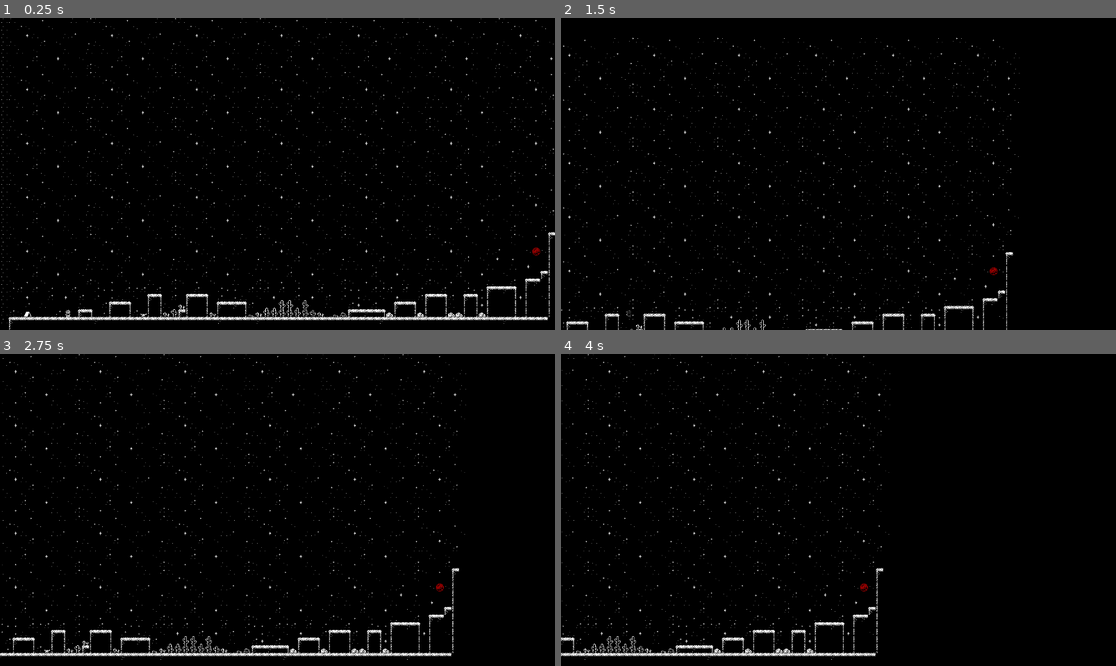
Above: before the commit, frames 1-4 (two rows, left to right).
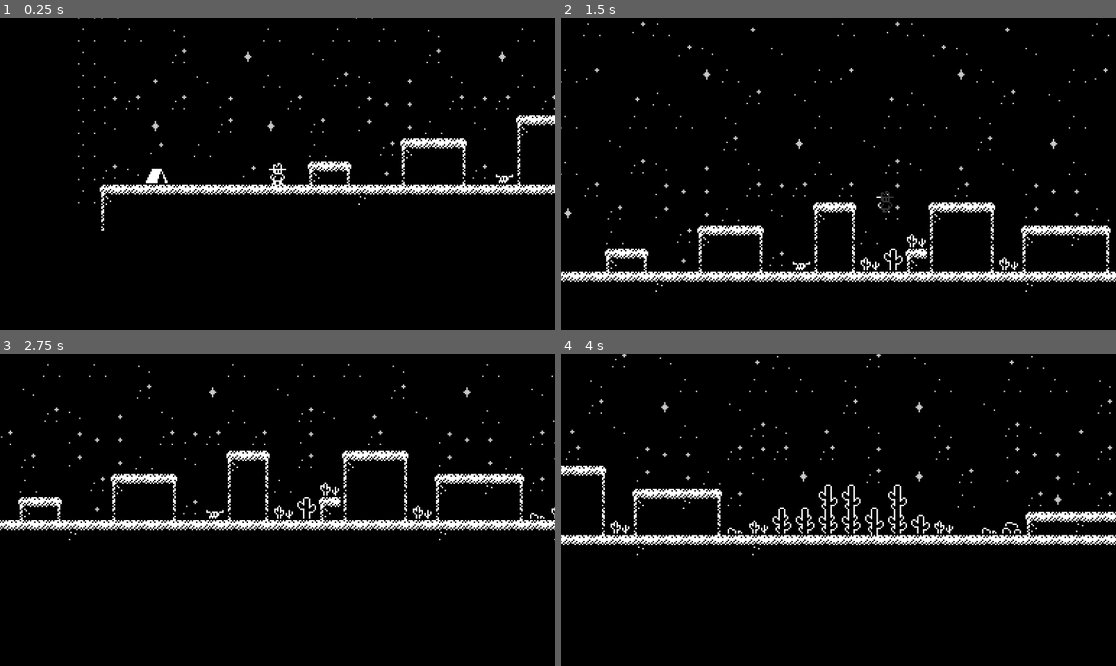
Above: after the commit, the same moments.

Repository: Tortiz-CSUF/western-noir-platformer
Game: Godot game, scene res://Sample_Scene.tscn
Same seed, same stepped clock (60 frames per second), same inputs: the game is played once before the commit and once after it.
Inputs:
- Up to frame 1 (0.25 s): no input
- Up to frame 2 (1.5 s): hold D (move_right) from 0.53 s (still down); tap Space (jump) at 0.77 s
- Up to frame 3 (2.75 s): tap Space (jump) at 1.52 s; release D (move_right) at 2.03 s; hold A (move_left) from 2.03 s (still down)
- Up to frame 4 (4 s): release A (move_left) at 2.78 s; hold D (move_right) from 2.78 s (still down); tap Space (jump) at 3.02, 3.77 s

The runs differ from the first frame. In frame 1, 7.4% of the frame differs, in the area x 0-100%, y 0-100%; in frame 2, 7.7%; in frame 3, 8.7%, in the area x 0-100%, y 0-98%; in frame 4, 7.8%.

Commit message:
Camera Zoom and Follow
Updated Player Movement script to include Camera zoom and follow that will focus on the player as they move through the level.

Diff:
--- a/Player_Movement.gd
+++ b/Player_Movement.gd
@@ -3,8 +3,18 @@
 const SPEED = 300.0
 const JUMP_VELOCITY = -400.0
 
+
 @onready var anim: AnimatedSprite2D = $AnimatedSprite2D
 @onready var cam: Camera2D = $Camera2D
+
+func _ready() -> void:
+	# camera follow and zoom for character
+	cam.enabled = true
+	cam.zoom = Vector2(3,3)
+	cam.position_smoothing_enabled = true
+	cam.position_smoothing_speed = 8.0
+
+
 
 
 func _physics_process(delta: float) -> void:
--- a/Sample_Scene.tscn
+++ b/Sample_Scene.tscn
@@ -266,7 +266,7 @@
 shape = SubResource("RectangleShape2D_os7e2")
 
 [node name="Camera2D" type="Camera2D" parent="Player"]
-position = Vector2(435, -290)
+position = Vector2(0, 1.7881393e-06)
 scale = Vector2(0.20000488, -0.31999886)
 
 [node name="Environment" type="Node" parent="."]
